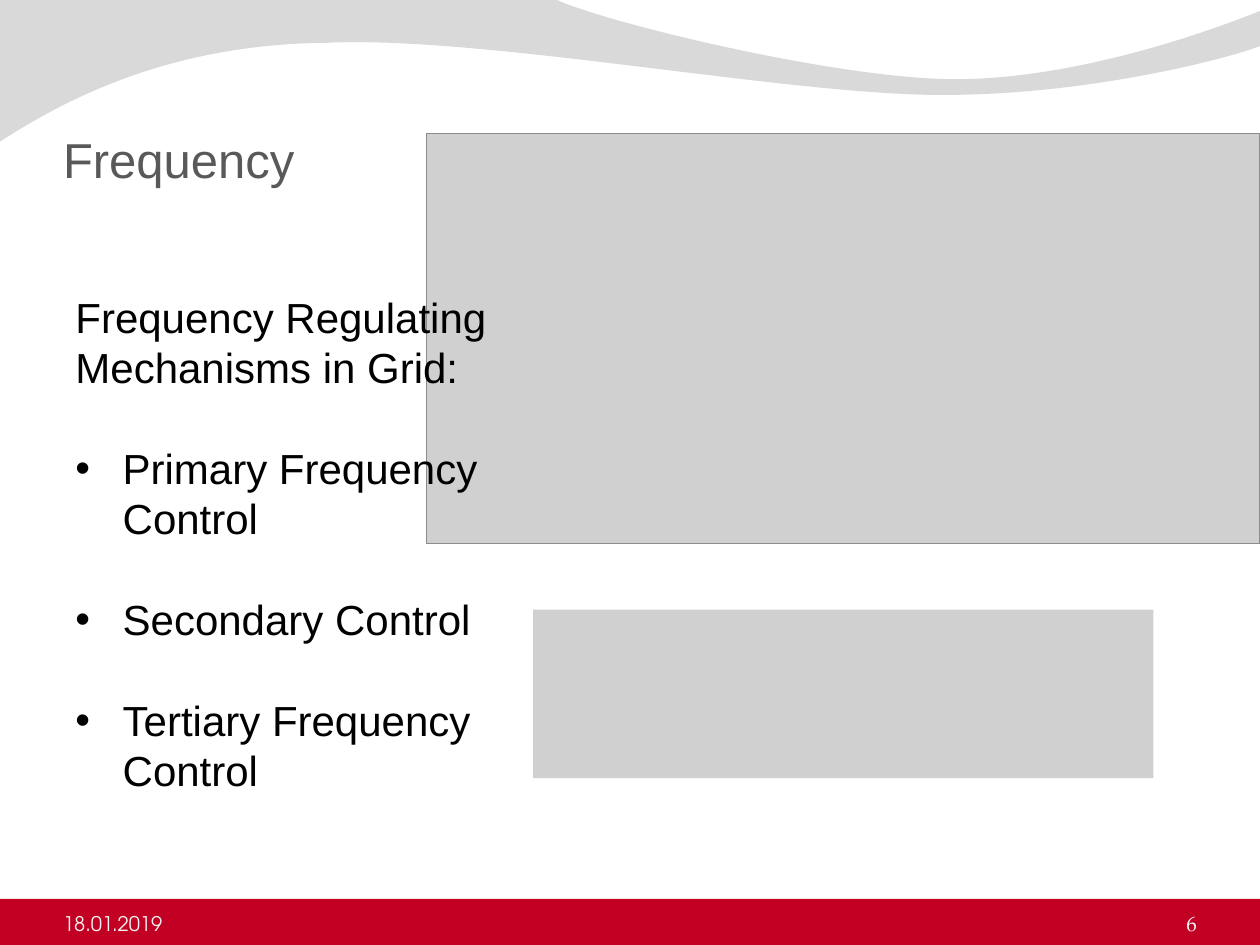
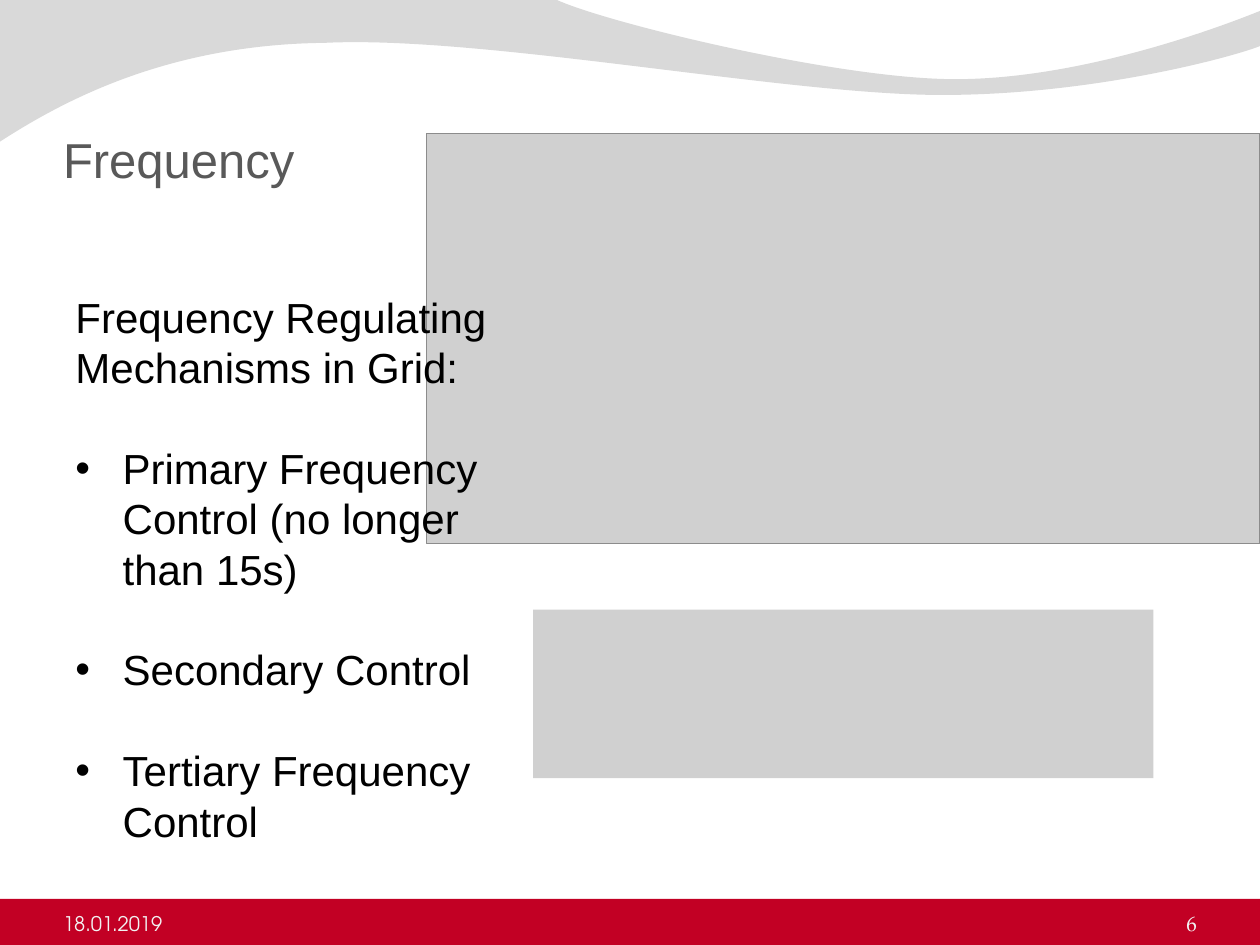
Before and after one commit to ErencanDuymaz/Research, a slide deck: slide 6 of Thesis/Thesis Defence/Erencan_Duymaz_thesis_defence.pptx. Drawn at 1260x945 pixels with LibreOffice and Linux fonts; fonts in the diff are those of the drawing; grey boxes stand for pictures; background and template pictures are left out. Boxes give left, top, right and bottom in pixels: in the first picture for what was removed or moved away, otherwise in the second. Text is boxed around its words. In the diff, an @@ line names an element or a change of style, - is before the commit and + after.

```diff
--- a/Thesis/Thesis Defence/Erencan_Duymaz_thesis_defence.pptx
+++ b/Thesis/Thesis Defence/Erencan_Duymaz_thesis_defence.pptx
@@ text at box(123, 450, 477, 593): text changed @@
-• Primary Frequency Control
+• Primary Frequency Control (no longer than 15s)
```
Also in this commit, not shown: 9 other slides changed, 2 slides added, 1 slide removed, 10 other files.
